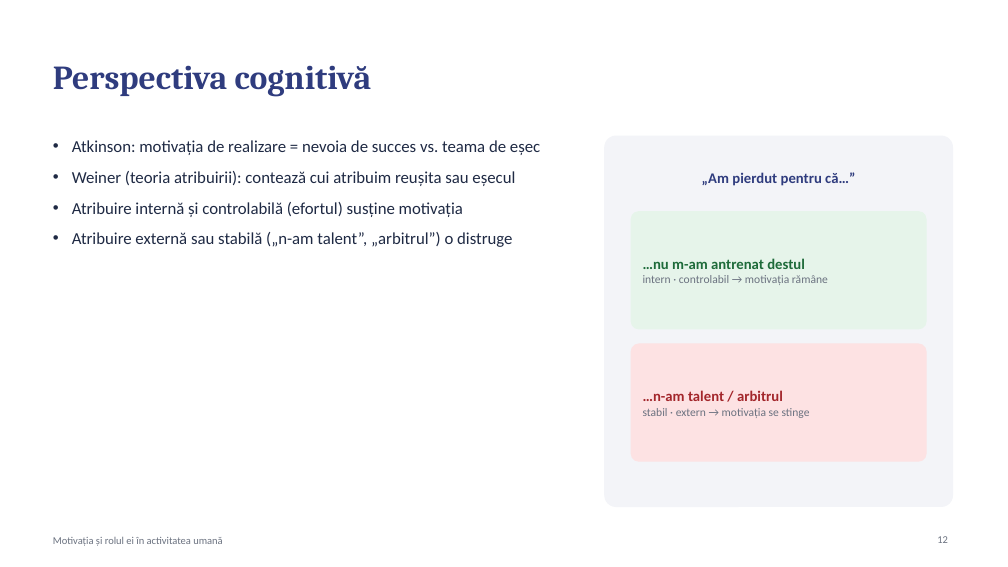
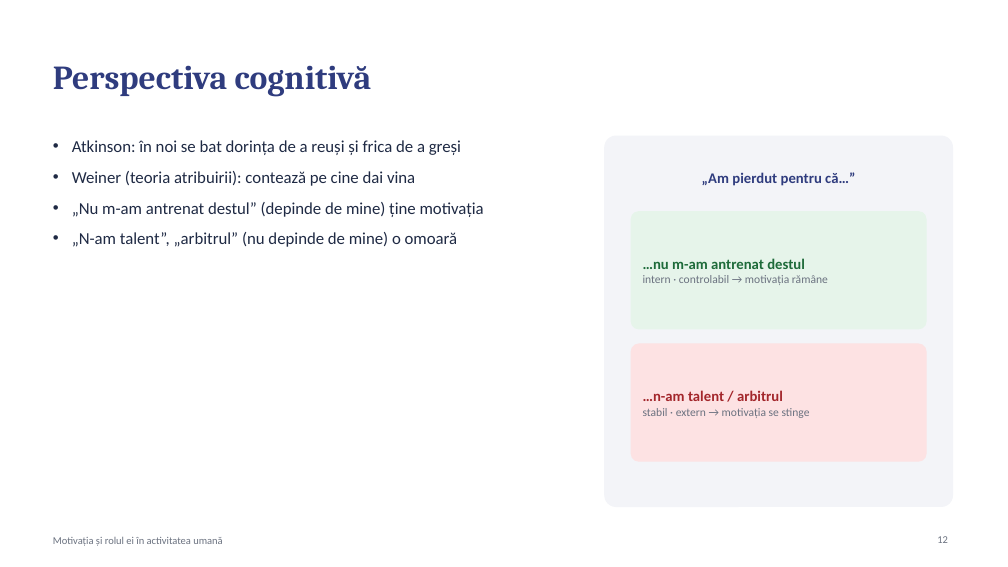
Before and after one commit to uskatu/aplicatie-autorulate, a slide deck: slide 12 of transfer/Motivatia_Proiect_Grupa5104.pptx. Drawn at 1008x567 pixels with LibreOffice and Linux fonts; fonts in the diff are those of the drawing. Boxes give left, top, right and bottom in pixels: in the first picture for what was removed or moved away, otherwise in the second. Text is boxed around its words. In the diff, an @@ line names an element or a change of style, - is before the commit and + after.

```diff
--- a/transfer/Motivatia_Proiect_Grupa5104.pptx
+++ b/transfer/Motivatia_Proiect_Grupa5104.pptx
@@ text at [72, 140, 484, 247]: text changed @@
-• Atkinson: motivația de realizare = nevoia de succes vs. teama de eșec
-• Weiner (teoria atribuirii): contează cui atribuim reușita sau eșecul
-• Atribuire internă și controlabilă (efortul) susține motivația
-• Atribuire externă sau stabilă („n-am talent”, „arbitrul”) o distruge
+• Atkinson: în noi se bat dorința de a reuși și frica de a greși
+• Weiner (teoria atribuirii): contează pe cine dai vina
+• „Nu m-am antrenat destul” (depinde de mine) ține motivația
+• „N-am talent”, „arbitrul” (nu depinde de mine) o omoară
```
Also in this commit, not shown: 20 other slides changed, 1 other file.
